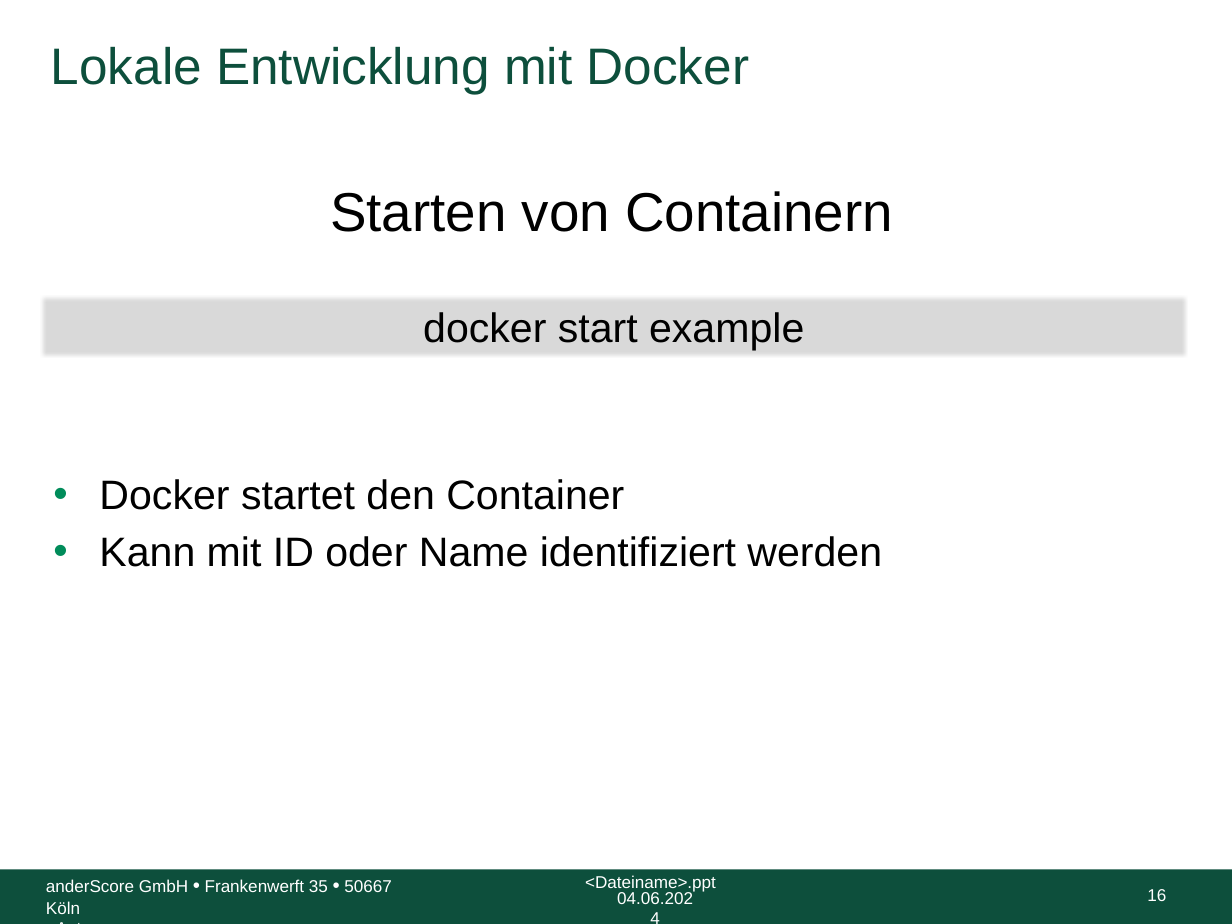
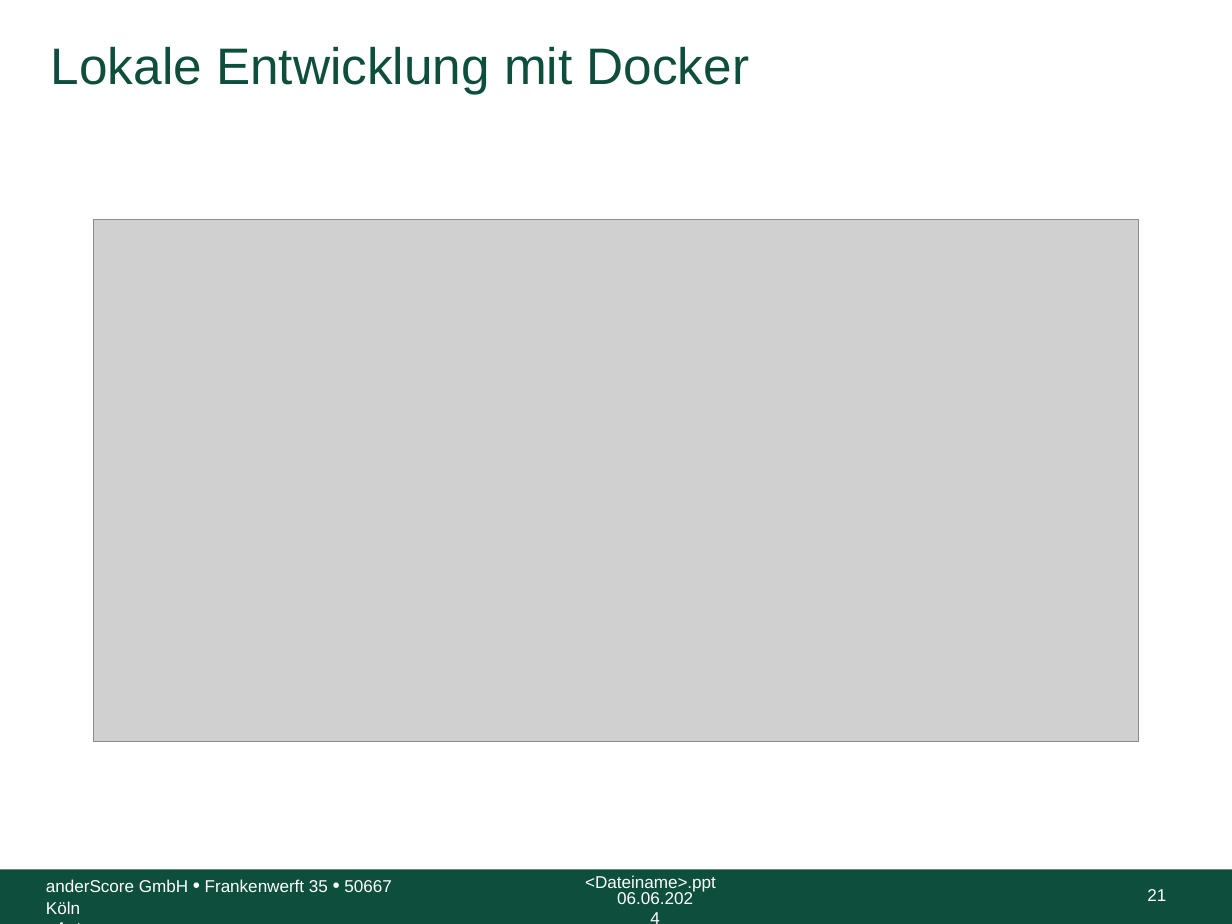
Before and after one commit to anderscore-gmbh/gitlab, a slide deck: slide 21 of slides/Tag-3_1-Docker.pptx (slide 16 before the commit). Drawn at 1232x924 pixels with LibreOffice and Linux fonts; fonts in the diff are those of the drawing; grey boxes stand for pictures; background and template pictures are left out. Boxes give left, top, right and bottom in pixels: in the first picture for what was removed or moved away, otherwise in the second. Text is boxed around its words. In the diff, an @@ line names an element or a change of style, - is before the commit and + after.

Commit message:
Formatanpassungen und Folien zu Dockerfile

```diff
--- a/slides/Tag-3_1-Docker.pptx
+++ b/slides/Tag-3_1-Docker.pptx
@@ text removed at [330, 191, 893, 232] @@
-Starten von Containern
@@ picture added at [94, 219, 1138, 742] @@
@@ rectangle removed at [41, 296, 1188, 357] @@
-docker start example
@@ text removed at [99, 479, 882, 567] @@
-• Docker startet den Container
-• Kann mit ID oder Name identifiziert werden
@@ text at [617, 892, 693, 904]: text changed @@
-04.06.2024
+06.06.2024
@@ page number at [1147, 889, 1166, 901]: text changed @@
-16
+21
```
Also in this commit, not shown: 22 other slides changed, 9 slides added, 3 other files.
